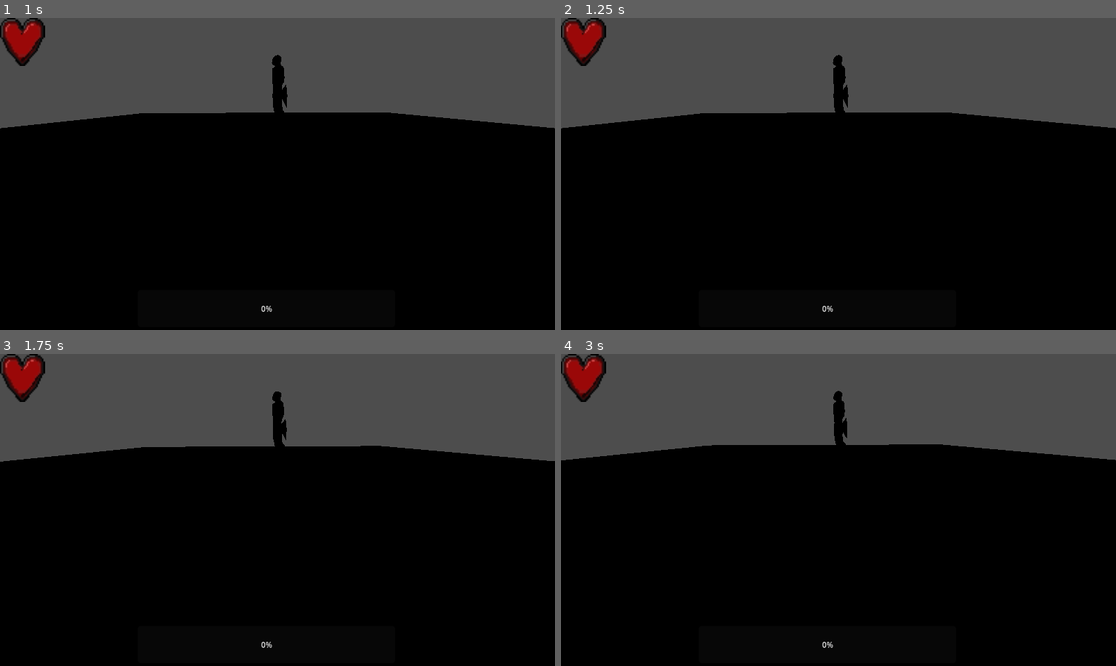
Above: before the commit, frames 1-4 (two rows, left to right).
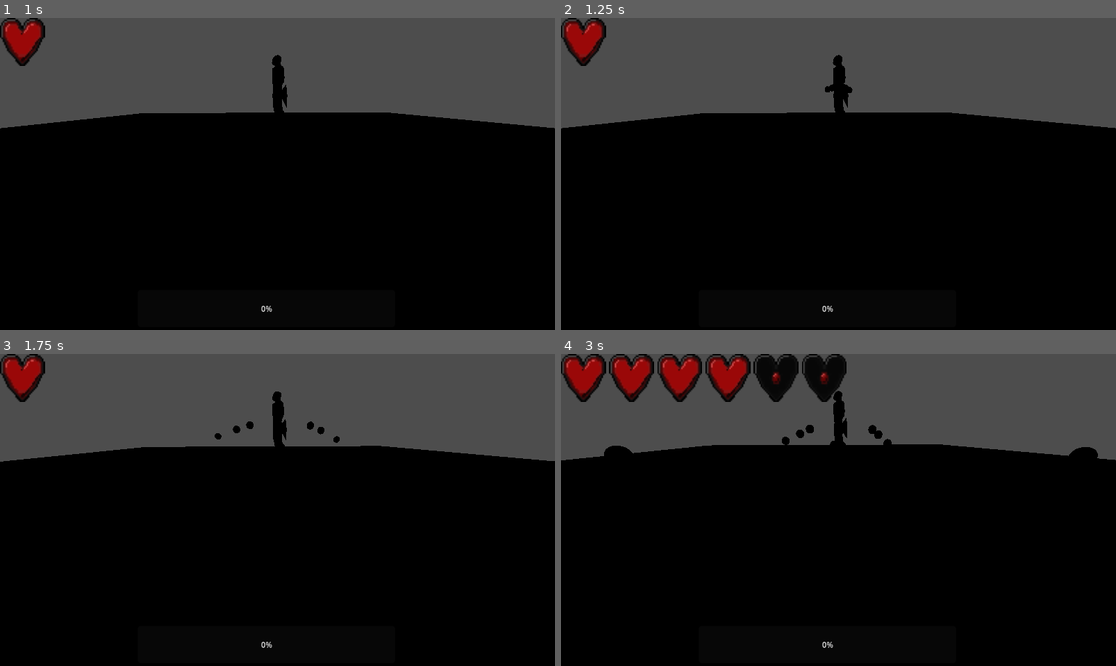
Above: after the commit, the same moments.

Repository: uunotap/GameJamArenaUTU
Game: Godot game, scene res://scenes/levels/test_level.tscn
Two runs of this game, one before a commit and one after it. Both use one fixed random seed, a clock stepped at 60 frames per second and the inputs below.
Inputs:
- Up to frame 1 (1 s): tap Enter (ui_accept) at 0.5, 0.77 s; hold E (dash_right) from 0.53 s (still down); hold X (attackbutton) from 0.53 s (still down)
- Up to frame 2 (1.25 s): keep holding E (dash_right); keep holding X (attackbutton)
- Up to frame 3 (1.75 s): tap Enter (ui_accept) at 1.25, 1.52 s; release E (dash_right) at 1.28 s; release X (attackbutton) at 1.28 s; hold Down (ui_down) from 1.28 s (still down); tap X (attackbutton) at 1.35 s
- Up to frame 4 (3 s): release Down (ui_down) at 2.03 s; hold E (dash_right) 2.03-2.78 s; hold X (attackbutton) 2.03-2.78 s; hold Up (ui_up) from 2.78 s (still down); tap X (attackbutton) at 2.85 s

Frame 1 is identical in both runs. In frame 2, less than 0.1% of the frame differs, in the area x 47-53%, y 21-25%; in frame 3, 0.1%; in frame 4, 4.8%, in the area x 7-97%, y 0-34%.

Commit message:
AAAAAA, the time is near

Diff:
--- a/entities/bossKreatura/boss.gd
+++ b/entities/bossKreatura/boss.gd
@@ -73,10 +73,26 @@
 		instance.look_at(target)
 		return instance
 
+func shoot_wall(target:Vector3, height:float, speedmod:float, offsets:Array[int]):
+		for offset1 in offsets:
+			for offset2 in offsets:
+				for offset3 in offsets:
+					var off_tar=Vector3(target.x+offset1,target.y,target.z+offset3)
+					shoot_ball_perpendicular(off_tar, offset2, 1)
+
+
 func curve_ball(ball:WaterBall, turn:int):
 
 	ball.curve_strength=turn
 	ball.curving=true
+
+
+
+func curveWave(target:Vector3, speed:float, curve:int, height:float,offsets:Array[int]):
+	for offset1 in offsets:
+		for offset2 in offsets:
+			var around=Vector3(target.x+offset1,height,target.z+offset2)
+			curve_ball(	shoot_ball_perpendicular(around, 0, speed),curve)
 
 
 
@@ -122,27 +138,82 @@
 
 		if stateAtt==attState.BASIC:
 			if increment%3 ==0:
-				shoot_ball_perpendicular(player.global_position,2,1)
+				shoot_ball_perpendicular(player.global_position,1,1)
 				#var rand_off=Vector3(randi_range(-8,8),randi_range(-2,2),randi_range(-8,8))
 				#shoot_ball_target(player.global_position+rand_off,1)
 				#shoot_ball_target(player.global_position-rand_off,1)
 			elif increment % 5 ==0:
 				var offset=randi_range(10, 25)
-				#scatter_ball(player.global_position, 1, [0, offset, -offset])
+				scatter_ball(player.global_position, 1, [0, offset, -offset])
 			else:
-				#shoot_ball_target(player.global_position,2)
+
+
+				curve_ball(	shoot_ball_perpendicular(player.global_position, 0, 2),100)
+				curve_ball(	shoot_ball_perpendicular(player.global_position, 0, 2),100)
 				curve_ball(	shoot_ball_perpendicular(player.global_position, 0, 2),100)
 				curve_ball(	shoot_ball_perpendicular(player.global_position, 0, 2),-100)
 
 		elif stateAtt==attState.ALT:
 			var offset=randi_range(10, 30)
-			scatter_rise(player.global_position, [0, offset, -offset], 4)
+			scatter_rise(player.global_position, [0, offset, -offset], 10)
 		elif stateAtt==attState.SWEEP:
-			var side:bool =randi_range(0,1)
+			for i in range(4):
+				var speed_variance =randi_range(1,1+i)
+				var curve_variance =randi_range(1,2)*25
+				curveWave(player.global_position,speed_variance,curve_variance,1,[-100,100])
+
 
 	increment+=1
 
 
+
+
+func phase2logic():
+	if attacks >= amount_att:
+		attacks=0
+		print("attack step", step)
+		if step == 1 :
+			stateAtt=attState.ALT
+			amount_att=5
+		elif step == 2 or step ==0:
+			stateAtt=attState.BASIC
+			amount_att=50
+		elif step == 3:
+			stateAtt = attState.SWEEP
+			amount_att=1
+		else:
+			step=0
+		step+=1
+
+
+	if increment%2 ==0:
+		attacks += 1
+		var speed_variance =randi_range(1,8)
+		var curve_variance =randi_range(1,2)*25
+		curveWave(player.global_position,speed_variance,curve_variance,1,[-100,100])
+		if stateAtt==attState.BASIC:
+			if increment%3 ==0:
+				var rand_off=Vector3(randi_range(-8,8),randi_range(-2,2),randi_range(-8,8))
+				shoot_ball_target(player.global_position+rand_off,1)
+				shoot_ball_target(player.global_position-rand_off,1)
+			elif increment % 5 ==0:
+				var offset=randi_range(10, 25)
+				scatter_ball(player.global_position, 1, [0, offset, -offset])
+			else:
+
+				shoot_ball_perpendicular(player.global_position,1,1)
+				curve_ball(	shoot_ball_perpendicular(player.global_position, 0, 2),100)
+				curve_ball(	shoot_ball_perpendicular(player.global_position, 0, 2),-100)
+
+		elif stateAtt==attState.ALT:
+			var offset=randi_range(15, 25)
+			scatter_rise(player.global_position, [offset, -offset], 5)
+		elif stateAtt==attState.SWEEP:
+			speed_variance =randi_range(1,5)
+			curveWave(player.global_position,speed_variance,curve_variance,1,[-100,100])
+
+
+	increment+=1
 
 
 
--- a/entities/interface.gd
+++ b/entities/interface.gd
@@ -18,6 +18,9 @@
 
 # Called when the node enters the scene tree for the first time.
 func _ready() -> void:
+
+
+
 	pass # Replace with function body.
 
 
